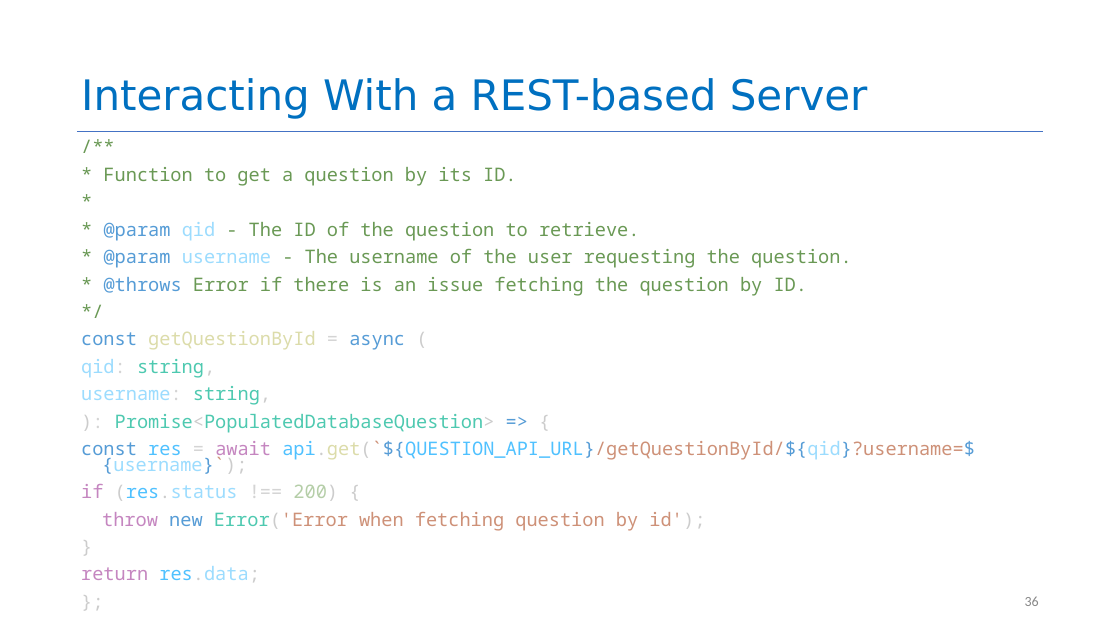
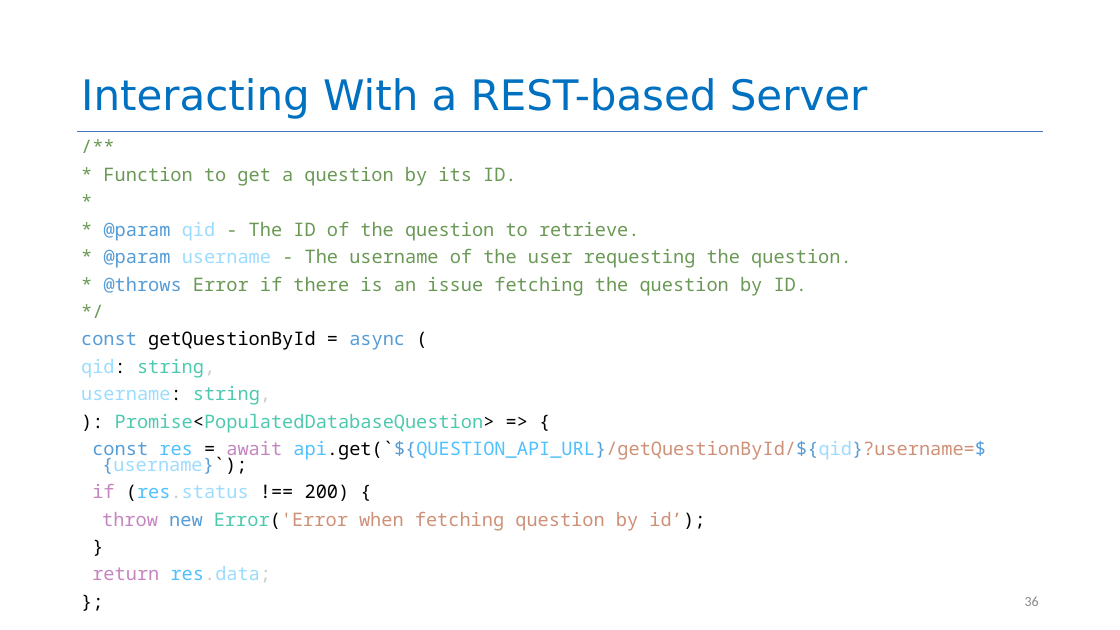
Before and after one commit to yashburshe/CS4530-Fall-2025, a slide deck: slide 36 of Slides/Module 09 React Hooks.pptx. Drawn at 1120x630 pixels with LibreOffice and Linux fonts; fonts in the diff are those of the drawing. Boxes give left, top, right and bottom in pixels: in the first picture for what was removed or moved away, otherwise in the second. Text is boxed around its words. In the diff, an @@ line names an element or a change of style, - is before the commit and + after.

```diff
--- a/Slides/Module 09 React Hooks.pptx
+++ b/Slides/Module 09 React Hooks.pptx
@@ text at [81,330,986,501]: text colour #DCDCAA to #000000 in "getQuestionById", "api.get(`${QUESTION_API_URL}/getQuestionById/${qid}?username ..."; text colour #D4D4D4 to #000000 in "=", "qid:", "username:", "):" and 2 more places; text colour #CCCCCC to #000000 in "(", "): Promise<PopulatedDatabaseQuestion> {", "api.get(`${QUESTION_API_URL}/getQuestionById/${qid}?username ...", "(res.status 200) {" and 2 more places; text colour #569CD6 to #000000 in "=>"; text colour #CE9178 to #000000 in "api.get(`${QUESTION_API_URL}/getQuestionById/${qid}?username ..."; text colour #B5CEA8 to #000000 in "200)" @@
@@ text at [102,512,705,531]: text changed @@
-throw new Error('Error when fetching question by id');
+throw new Error('Error when fetching question by id’);
```
Also in this commit, not shown: 4 other slides changed, 1 other file.
